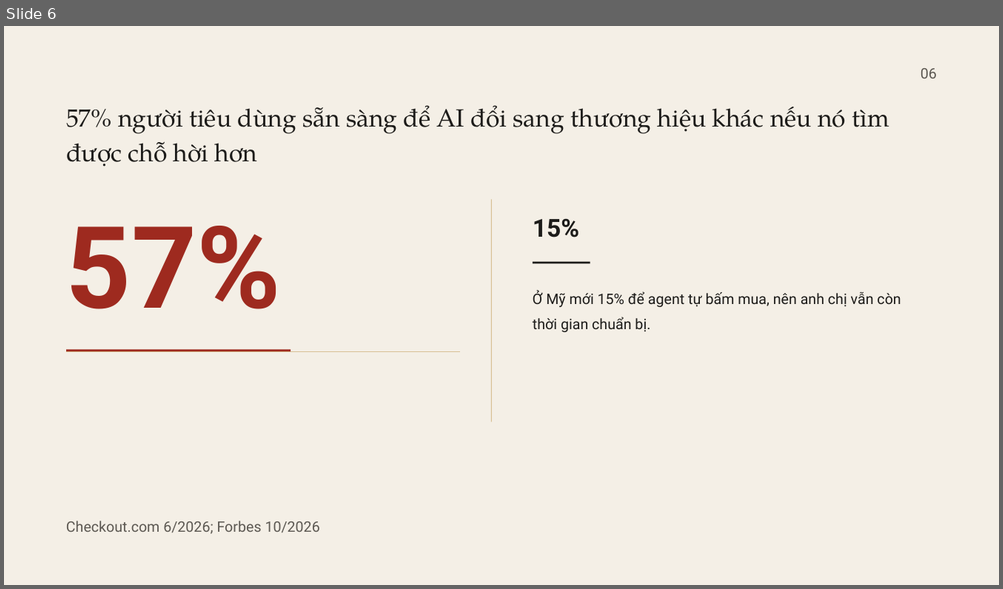
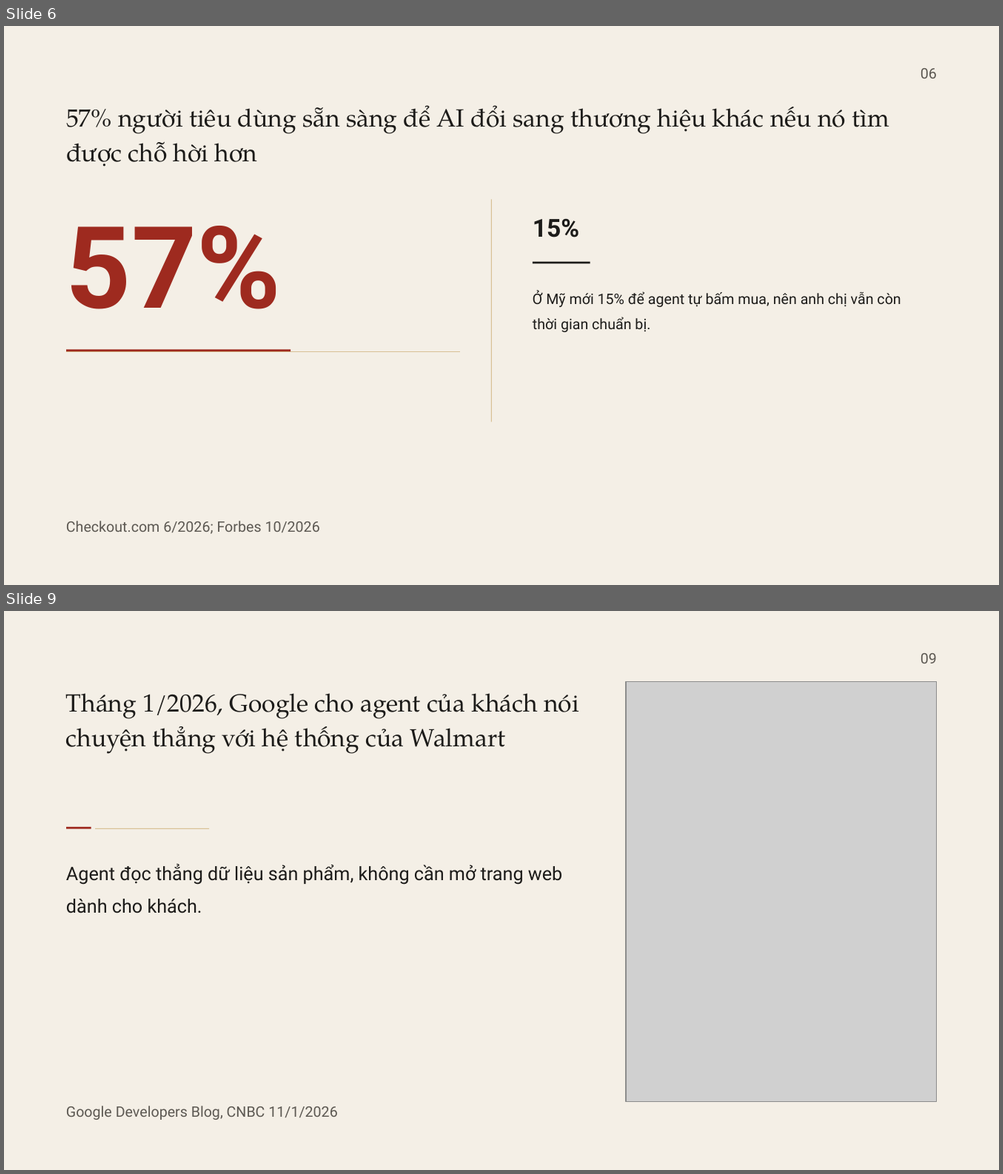
Before and after one commit to fyzdfyzd/linhx-engine, a slide deck: viec/lab130-slide-nhieu-vong/thiet-ke/v8/CSMO26_T21_v8.pptx. Shown one above the other, each under a label of ours: slide 6 before the commit, slides 6 and 9 after it; the slides between them are not shown. The pictures are 1003x589 and 1003x1174 pixels, drawn with LibreOffice and Linux fonts; fonts in the diff are those of the drawing; grey boxes stand for pictures. Boxes give left, top, right and bottom in pixels: in the first picture for what was removed or moved away, otherwise in the second. Text is boxed around its words. In the diff, an @@ line names an element or a change of style, - is before the commit and + after.

Commit message:
LAB130 v8: dựng đợt 2 (slide 7-12)

```diff
--- a/viec/lab130-slide-nhieu-vong/thiet-ke/v8/CSMO26_T21_v8.pptx
+++ b/viec/lab130-slide-nhieu-vong/thiet-ke/v8/CSMO26_T21_v8.pptx
@@ slide 9 added at (x1=4, y1=611, x2=999, y2=1170), background #F4EFE6 @@
@@ text added at (x1=920, y1=653, x2=936, y2=664), 14 pt, text #5C5852 @@
+09
@@ text added at (x1=66, y1=693, x2=579, y2=754), 24 pt, text #1C1B19 @@
+Tháng 1/2026, Google cho agent của khách nói chuyện thẳng với hệ thống của Walmart
@@ picture added at (x1=626, y1=681, x2=936, y2=1102) @@
@@ rectangle added at (x1=66, y1=827, x2=91, y2=829), fill #9E2A1F @@
@@ rectangle added at (x1=95, y1=829, x2=209, y2=829), fill #C9A86A @@
@@ text added at (x1=66, y1=864, x2=562, y2=914), 18 pt, text #1C1B19 @@
+Agent đọc thẳng dữ liệu sản phẩm, không cần mở trang web dành cho khách.
@@ text added at (x1=66, y1=1106, x2=337, y2=1120), 14 pt, text #5C5852 @@
+Google Developers Blog, CNBC 11/1/2026
```
Also in this commit, not shown: 5 other slides added, 19 other files.
